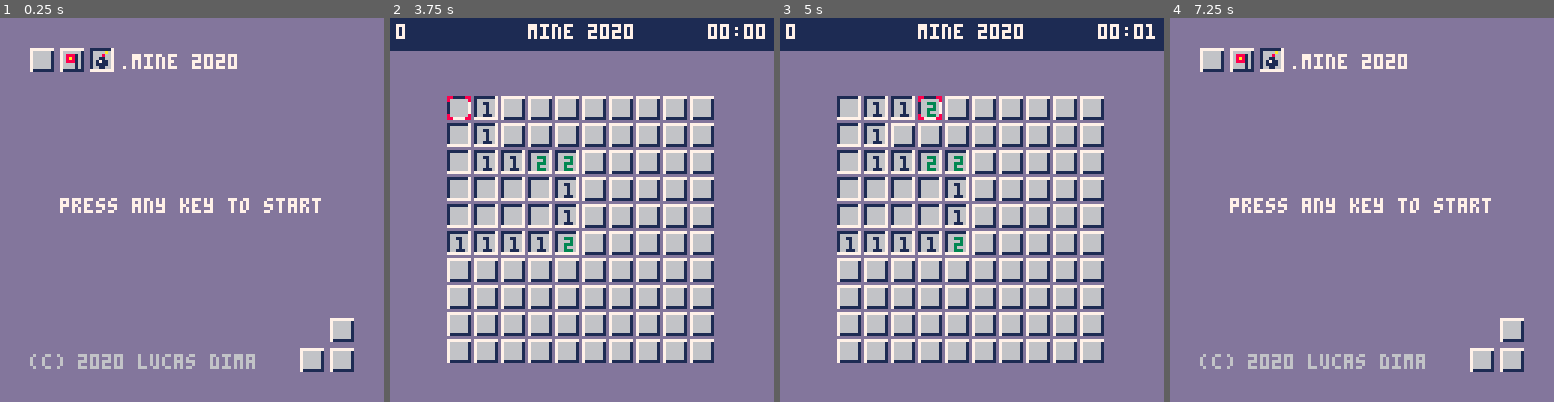
Above: before the commit, frames 1-4 (left to right).
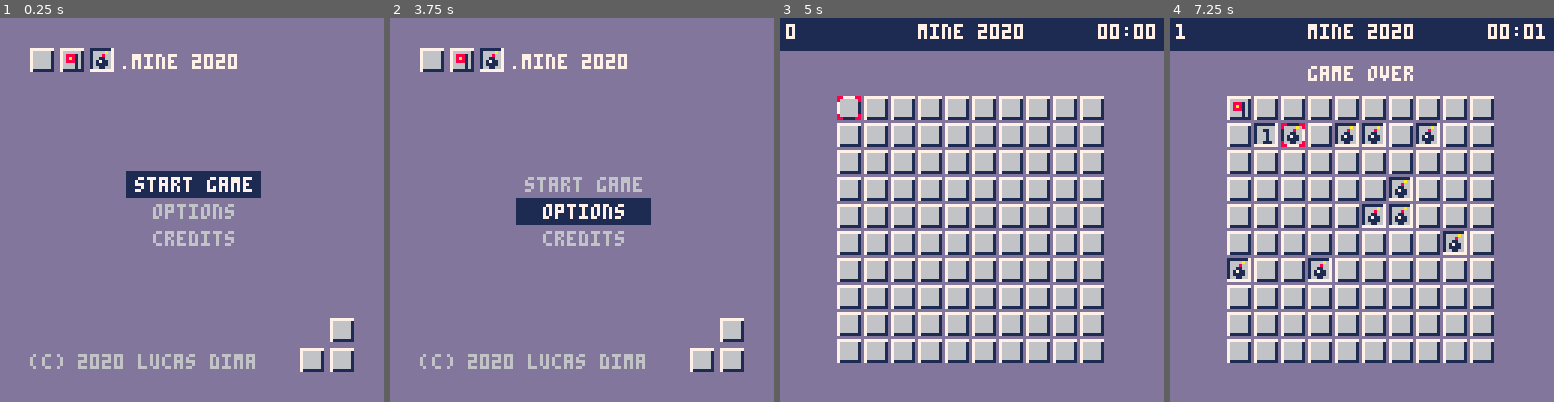
Above: after the commit, the same moments.

Repository: lucdima/mine2020
Game: PICO-8 cartridge mine.p8
Two runs of this game, one before a commit and one after it. Both use one fixed random seed, a clock stepped at 60 frames per second and the inputs below.
Inputs:
- Up to frame 1 (0.25 s): no input
- Up to frame 2 (3.75 s): tap X (X key) at 0.33, 1.07, 1.85, 2.97 s; tap O (Z key) at 0.7, 1.7, 2.1, 2.5, 2.9, 3.3, 3.7 s; hold Right 1.6-2.1 s; hold Up 2.15-2.42 s; hold Right 2.47-3.03 s; hold Left 3.08-3.58 s; hold Down from 3.63 s (still down)
- Up to frame 3 (5 s): release Down at 3.97 s; hold Right 4.02-4.68 s; tap X (X key) at 4.08 s; tap O (Z key) at 4.1, 4.5, 4.9 s; hold Up from 4.73 s (still down)
- Up to frame 4 (7.25 s): release Up at 5.03 s; hold Left 5.08-5.68 s; tap X (X key) at 5.2, 6.32 s; tap O (Z key) every 0.4 s from 5.3 to 6.9 s; hold Down 5.73-6.03 s; hold Right 6.08-6.58 s; hold Right 6.63-7.13 s; hold Up from 7.18 s (still down)

The runs differ from the first frame. In frame 1, 4.2% of the frame differs, in the area x 15-84%, y 39-60%; in frame 2, 50%; in frame 3, 5.0%; in frame 4, 51%, in the area x 0-100%, y 0-93%.

Commit message:
Add intro menu

Diff:
--- a/mine.p8
+++ b/mine.p8
@@ -16,11 +16,13 @@
     make_cursor(0,0)
     make_timer()
     make_hud(timer)
+    make_menu()
 end
 
 function _update()
     if game_state==0 then
         intro:update()
+        menu:update()
     elseif game_state==1 then
         cursor:action()
         timer:update()
@@ -35,6 +37,7 @@
 function _draw()
     if game_state==0 then
         intro:draw()
+        menu:draw()
     elseif game_state==1 then
         board:draw()
         cursor:draw()
@@ -57,7 +60,7 @@
             print(".mine 2020", 40,12,7)
             local color=1
             if self.f<20 then color = 7 end
-            print("press any key to start", 20,60,color)
+            -- print("press any key to start", 20,60,color)
             spr(2,110,100)
             spr(2,100,110)
             spr(2,110,110)
@@ -66,12 +69,69 @@
             if self.f == 40 then self.f=0 end
         end,
         update=function(self)
-            if any_key() then
+            -- if any_key() then
+            --     cls(13)
+            --     game_state=1
+            -- end
+        end
+    }
+end
+
+function make_menu()
+    menu={
+        bg_color=13,
+        font_color=6,
+        bg_color_selected=1,
+        font_color_selected=7,
+        selected=1,
+        vertical_margin=2,
+        horizontal_margin=3,
+        menu_items={
+            'start game',
+            'options',
+            'credits',
+        },
+        full_width=0,
+        full_height=0,
+        draw=function(self)
+            local start_x=(128-self.full_width)/2
+            local start_y=(128-self.full_height)/2
+            local line_height=5+self.vertical_margin*2
+            for i,menu_element in pairs(self.menu_items) do
+                local font_color=self.font_color
+                local bg_color=self.bg_color
+                if i==self.selected then
+                    font_color=self.font_color_selected
+                    bg_color=self.bg_color_selected
+                end
+                local text_width=(#menu_element*4-2)
+                rectfill(start_x,start_y+line_height*(i-1)+1,start_x+self.full_width,start_y+line_height*i,bg_color)
+                print(menu_element,(128-text_width)/2,(start_y+line_height*(i-1)+1)+self.vertical_margin,font_color)
+            end
+        end,
+        set_full_width=function(self)
+            local max_width=0
+            for menu_element in all(self.menu_items) do
+                if #menu_element>max_width then
+                    max_width=#menu_element
+                end
+            end
+            self.full_width=max_width*4+self.horizontal_margin*2-2
+        end,
+        set_full_height=function(self)
+            self.full_height=#self.menu_items*(5+self.vertical_margin*2)
+        end,
+        update=function(self)
+            if (btnp(2) and self.selected>1) self.selected-=1
+            if (btnp(3) and self.selected<#self.menu_items) self.selected+=1
+            if (btnp(4) or btnp(5)) and self.selected==1 then
                 cls(13)
                 game_state=1
             end
-        end
+        end,
     }
+    menu:set_full_width()
+    menu:set_full_height()
 end
 
 function make_cursor(x,y)
@@ -168,7 +228,7 @@
             -- create array of amount of tiles
             exclude=self:get_index(exclude_x,exclude_y)
             local a={}
-            for i=1,count(self.tiles) do
+            for i=1,#self.tiles do
                 if i != exclude then
                     add(a,i)
                 end
